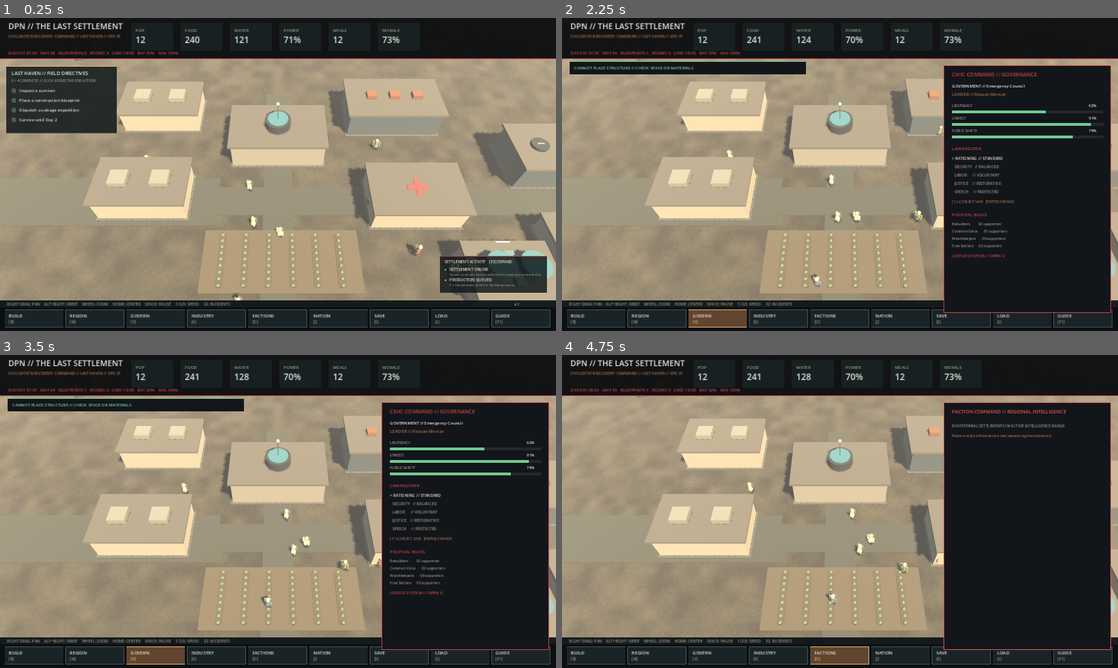
Above: before the commit, frames 1-4 (two rows, left to right).
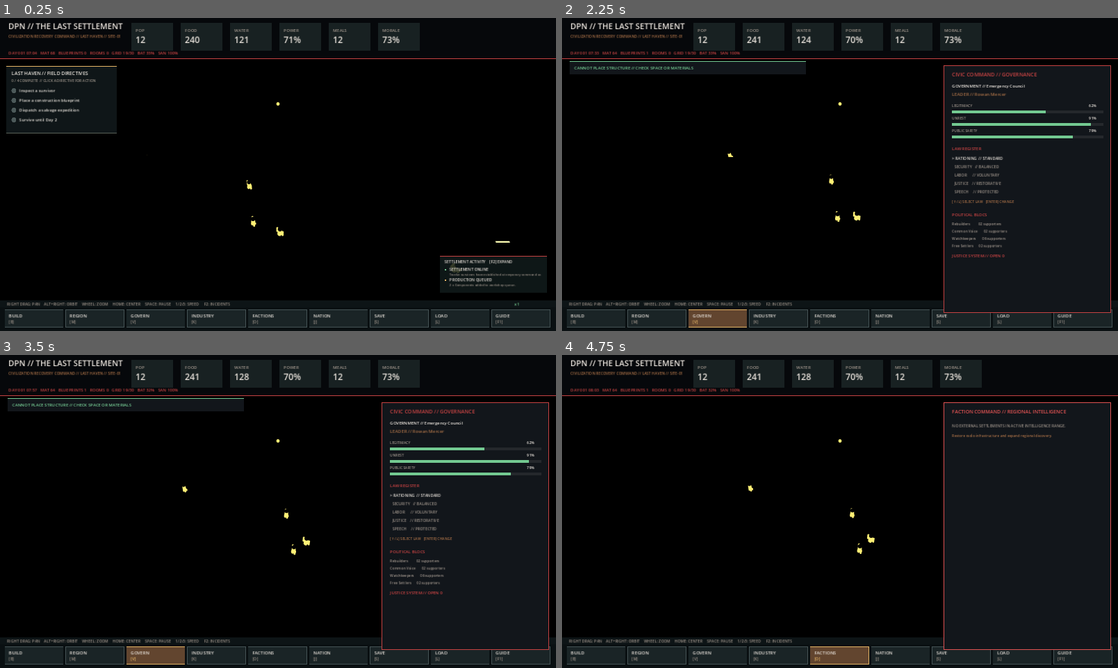
Above: after the commit, the same moments.

Repository: DPN-Technology/The-Last-Settlement
Game: Godot game, scene res://src/Main.tscn
Same seed, same stepped clock (60 frames per second), same inputs: the game is played once before the commit and once after it.
Inputs (mouse positions are in pixels of both pictures, inside the frame that each line leads up to):
- Up to frame 1 (0.25 s): no input
- Up to frame 2 (2.25 s): tap Enter at 0.5 s; move the mouse to (962, 158) at 0.52 s; hold Right 0.53-1.25 s; tap B at 0.6 s; click (962, 158) at 0.67 s; tap Space at 0.77, 1.25 s; drag from (728, 190) to (812, 237) at 1.27 s; move the mouse to (895, 105) at 2.02 s; hold Right from 2.03 s (still down); tap V at 2.1 s; click (895, 105) at 2.17 s
- Up to frame 3 (3.5 s): release Right at 2.75 s; drag from (250, 574) to (111, 464) at 2.77 s
- Up to frame 4 (4.75 s): move the mouse to (1006, 558) at 3.52 s; hold Left 3.53-4.25 s; tap O at 3.6 s; click (1006, 558) at 3.67 s; tap Space at 3.77 s; tap Enter at 4.25 s; drag from (673, 464) to (756, 433) at 4.27 s

The runs differ from the first frame. In frame 1, 72% of the frame differs, in the area x 0-100%, y 13-91%; in frame 2, 53%; in frame 3, 53%; in frame 4, 54%.
Error after the commit: Invalid assignment of property or key 'reflected_light_energy' with value of type 'float' on a base object of type 'Environment'. (res://src/settlement_world_3…

Commit message:
feat(graphics): curb washed-out exposure, weathered procedural PBR surfaces and live day-night lighting

Diff:
--- a/src/settlement_world_3d.gd
+++ b/src/settlement_world_3d.gd
@@ -31,8 +31,43 @@
 }
 """
 
+const WEATHERED_MATERIAL_SHADER := """
+shader_type spatial;
+render_mode diffuse_burley, specular_schlick_ggx;
+uniform vec4 tint : source_color = vec4(0.43, 0.41, 0.36, 1.0);
+uniform float surface_roughness = 0.82;
+uniform float surface_metallic = 0.0;
+uniform float grime = 0.5;
+varying vec3 world_coords;
+float hash21(vec2 p) { return fract(sin(dot(p, vec2(127.1,311.7))) * 43758.5453); }
+float noise21(vec2 p) {
+	vec2 i=floor(p); vec2 f=fract(p);
+	f=f*f*(3.0-2.0*f);
+	return mix(mix(hash21(i),hash21(i+vec2(1.,0.)),f.x),mix(hash21(i+vec2(0.,1.)),hash21(i+vec2(1.,1.)),f.x),f.y);
+}
+void vertex() { world_coords = (MODEL_MATRIX * vec4(VERTEX, 1.0)).xyz; }
+void fragment() {
+	vec2 uv = world_coords.xz * 0.37 + world_coords.xy * 0.19 + world_coords.yz * 0.18;
+	float broad = noise21(uv * 0.68);
+	float mottled = noise21(uv * 5.2);
+	float fine = noise21(uv * 24.0);
+	float patches = smoothstep(0.53, 0.83, noise21(uv * 1.5));
+	float paint_wear = mix(0.66, 1.12, broad) - grime * patches * 0.28;
+	float corrosion = grime * smoothstep(0.69, 0.9, mottled);
+	vec3 rusty = vec3(0.22, 0.115, 0.067);
+	ALBEDO = mix(tint.rgb * paint_wear, rusty, corrosion * (0.28 + 0.4 * patches));
+	ALBEDO *= 0.94 + fine * 0.11;
+	ROUGHNESS = clamp(surface_roughness + mottled * 0.13 + grime * patches * 0.11, 0.25, 1.0);
+	METALLIC = surface_metallic * (1.0 - corrosion * 0.5);
+}
+"""
+
 var camera: Camera3D
 var light: DirectionalLight3D
+var world_environment: Environment
+var sky_material: ProceduralSkyMaterial
+var command_lamp: OmniLight3D
+var prior_lighting_hour := -10.0
 var structure_layer: Node3D
 var survivors_layer: Node3D
 var terrain_layer: Node3D
@@ -80,6 +115,17 @@
 		material.emission_energy_multiplier = 1.5
 	materials[key] = material
 	return material
+
+func _weathered(key: String, color: Color, rough: float, metal: float, grime: float) -> void:
+	var shader_material := ShaderMaterial.new()
+	var shader := Shader.new()
+	shader.code = WEATHERED_MATERIAL_SHADER
+	shader_material.shader = shader
+	shader_material.set_shader_parameter("tint", color)
+	shader_material.set_shader_parameter("surface_roughness", rough)
+	shader_material.set_shader_parameter("surface_metallic", metal)
+	shader_material.set_shader_parameter("grime", grime)
+	materials[key] = shader_material
 
 func _create_materials() -> void:
 	_mat("concrete", Color("#777268"))
@@ -107,37 +153,78 @@
 	_mat("blue", Color("#3e6575"))
 	_mat("pipe", Color("#617b7d"), 0.52, 0.47)
 	_mat("stone", Color("#635e54"))
+	_weathered("concrete", Color("#65625a"), 0.96, 0.0, 0.45)
+	_weathered("wall", Color("#666359"), 0.92, 0.03, 0.62)
+	_weathered("roof", Color("#424b4c"), 0.82, 0.2, 0.67)
+	_weathered("rooflight", Color("#626c6b"), 0.75, 0.2, 0.5)
+	_weathered("rust", Color("#674633"), 0.90, 0.14, 0.81)
+	_weathered("steel", Color("#4d5655"), 0.67, 0.46, 0.56)
+	_weathered("foundation", Color("#383a36"), 0.95, 0.0, 0.45)
+	_weathered("asphalt", Color("#2d3130"), 0.97, 0.0, 0.24)
 	var ghost := _mat("ghost", Color("#4fd3aa55"))
 	ghost.transparency = BaseMaterial3D.TRANSPARENCY_ALPHA
 	ghost.shading_mode = BaseMaterial3D.SHADING_MODE_UNSHADED
 
 func _create_environment() -> void:
 	var sky := Sky.new()
-	var sky_mat := ProceduralSkyMaterial.new()
-	sky_mat.sky_top_color = Color("#536d7a")
-	sky_mat.sky_horizon_color = Color("#c2aca0")
-	sky_mat.ground_bottom_color = Color("#3d403d")
-	sky_mat.ground_horizon_color = Color("#a18f7e")
-	sky.sky_material = sky_mat
-	var env := Environment.new()
-	env.background_mode = Environment.BG_SKY
-	env.sky = sky
-	env.ambient_light_source = Environment.AMBIENT_SOURCE_SKY
-	env.reflected_light_source = Environment.REFLECTION_SOURCE_BG
-	env.tonemap_mode = Environment.TONE_MAPPER_FILMIC
-	env.fog_enabled = true
-	env.fog_light_color = Color("#aaa296")
-	env.fog_density = 0.003
+	sky_material = ProceduralSkyMaterial.new()
+	sky_material.sky_top_color = Color("#243944")
+	sky_material.sky_horizon_color = Color("#797066")
+	sky_material.ground_bottom_color = Color("#181d1c")
+	sky_material.ground_horizon_color = Color("#383b37")
+	sky_material.use_debanding = true
+	sky.sky_material = sky_material
+	world_environment = Environment.new()
+	world_environment.background_mode = Environment.BG_SKY
+	world_environment.sky = sky
+	world_environment.background_energy_multiplier = 0.25
+	world_environment.ambient_light_source = Environment.AMBIENT_SOURCE_COLOR
+	world_environment.ambient_light_color = Color("#7c8a91")
+	world_environment.ambient_light_energy = 0.24
+	world_environment.reflected_light_source = Environment.REFLECTION_SOURCE_BG
+	world_environment.reflected_light_energy = 0.15
+	world_environment.tonemap_mode = Environment.TONE_MAPPER_FILMIC
+	world_environment.tonemap_exposure = 0.76
+	world_environment.fog_enabled = true
+	world_environment.fog_light_color = Color("#5c615b")
+	world_environment.fog_density = 0.0018
 	var world_env := WorldEnvironment.new()
-	world_env.environment = env
+	world_env.environment = world_environment
 	add_child(world_env)
 	light = DirectionalLight3D.new()
-	light.name = "LowAfternoonSun"
-	light.light_color = Color("#ffe0b2")
-	light.light_energy = 1.25
+	light.name = "DynamicDaylight"
+	light.light_color = Color("#ddba89")
+	light.light_energy = 0.72
 	light.shadow_enabled = true
-	light.rotation_degrees = Vector3(-52, 34, -5)
+	light.directional_shadow_max_distance = 100.0
+	light.rotation_degrees = Vector3(-43, 30, -5)
 	add_child(light)
+	command_lamp = OmniLight3D.new()
+	command_lamp.name = "CommandCampNightLighting"
+	command_lamp.position = Vector3(0, 7.2, -3)
+	command_lamp.light_color = Color("#e7b879")
+	command_lamp.light_energy = 0.0
+	command_lamp.omni_range = 26.0
+	command_lamp.shadow_enabled = false
+	add_child(command_lamp)
+
+func _update_daylight(hour: float) -> void:
+	if absf(hour - prior_lighting_hour) < 0.07:
+		return
+	prior_lighting_hour = hour
+	var solar := sin((hour - 6.0) / 12.0 * PI)
+	var daylight := clampf(solar, 0.0, 1.0)
+	var twilight := clampf(1.0 - absf(hour - 18.0) / 3.5, 0.0, 1.0)
+	light.light_energy = lerpf(0.03, 0.94, daylight)
+	light.light_color = Color("#f5c293").lerp(Color("#e0e6ea"), daylight * 0.64)
+	light.rotation_degrees = Vector3(-18.0 - daylight * 53.0, 35.0 + hour * 4.0, -3.0)
+	world_environment.ambient_light_energy = lerpf(0.105, 0.32, daylight)
+	world_environment.background_energy_multiplier = lerpf(0.09, 0.25, daylight)
+	world_environment.ambient_light_color = Color("#35465c").lerp(Color("#82939a"), daylight)
+	world_environment.fog_light_color = Color("#202d36").lerp(Color("#6c6d63"), daylight)
+	sky_material.sky_top_color = Color("#0d1b2a").lerp(Color("#3b5566"), daylight)
+	sky_material.sky_horizon_color = Color("#222c3a").lerp(Color("#9d9788"), daylight)
+	command_lamp.light_energy = lerpf(1.7, 0.0, daylight) + twilight * 0.14
 
 func _box(parent: Node3D, pos: Vector3, size: Vector3, mat: Material) -> MeshInstance3D:
 	var obj := MeshInstance3D.new()
@@ -304,9 +391,7 @@
 		cached_layout = _layout_signature(sim)
 		_rebuild_structures(sim)
 	_update_people(sim, selected_citizen)
-	if sim.day != last_daylight:
-		last_daylight = sim.day
-		light.light_energy = 1.22
+	_update_daylight(sim.hour)
 	# Construction hologram updates without re-instantiating building meshes.
 	if building_preview != null:
 		building_preview.visible = build_mode
